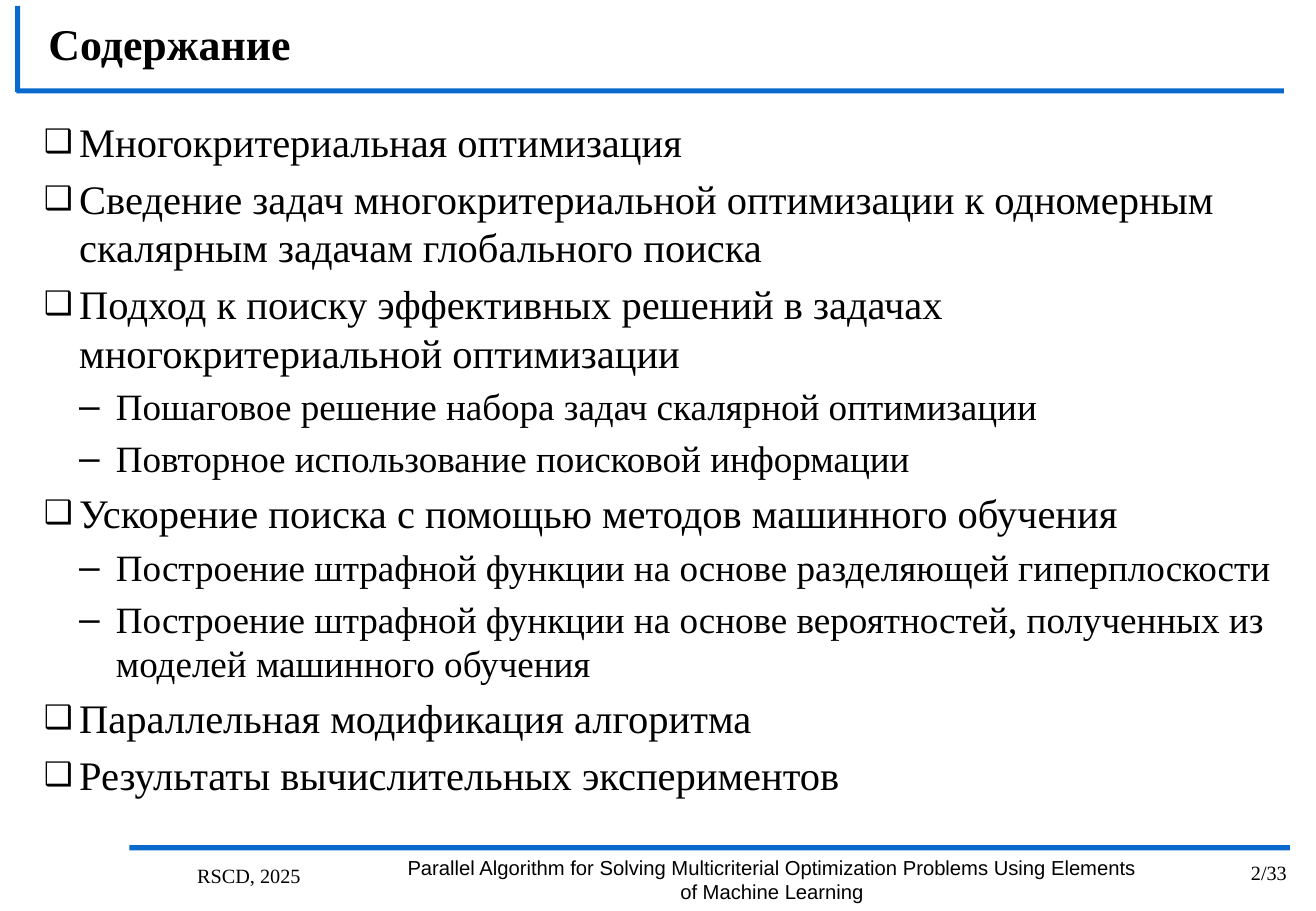
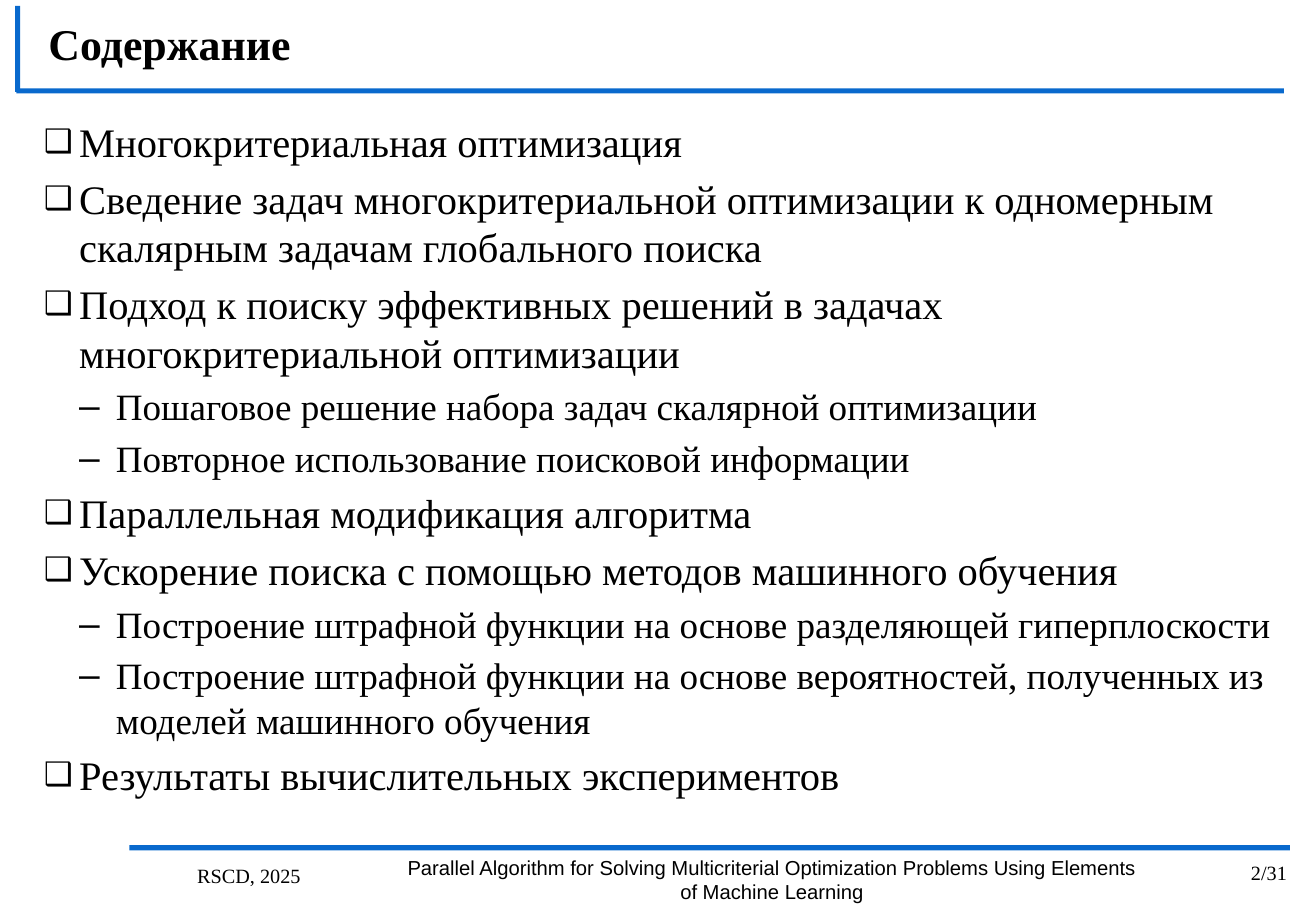
Before and after one commit to kabarkalov/GlobOptPapers, a slide deck: slide 2 of 2025/RSCD_MCO/RSCD25.pptx. Drawn at 1316x911 pixels with LibreOffice and Linux fonts; fonts in the diff are those of the drawing; background and template pictures are left out. Boxes give left, top, right and bottom in pixels: in the first picture for what was removed or moved away, otherwise in the second. Text is boxed around its words. In the diff, an @@ line names an element or a change of style, - is before the commit and + after.

```diff
--- a/2025/RSCD_MCO/RSCD25.pptx
+++ b/2025/RSCD_MCO/RSCD25.pptx
@@ text at [79, 500, 751, 537]: paragraph added @@
+❑ Параллельная модификация алгоритма
@@ text at [79, 705, 751, 742]: paragraph removed @@
-❑ Параллельная модификация алгоритма
@@ page number at [1251, 866, 1287, 881]: text changed @@
-2/33
+2/31
```
Also in this commit, not shown: 16 other slides changed, 1 slide added, 6 slides removed.
